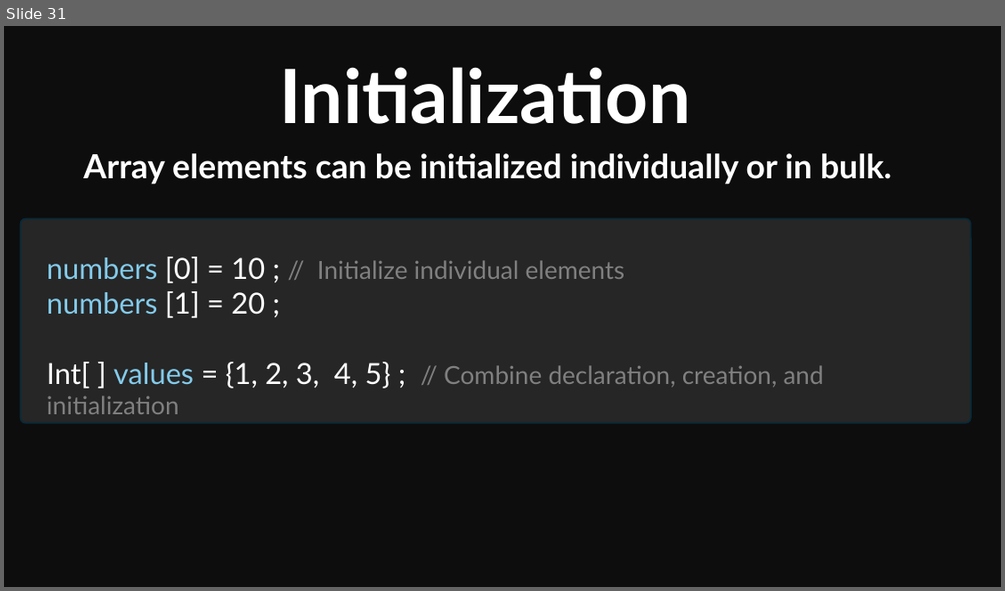
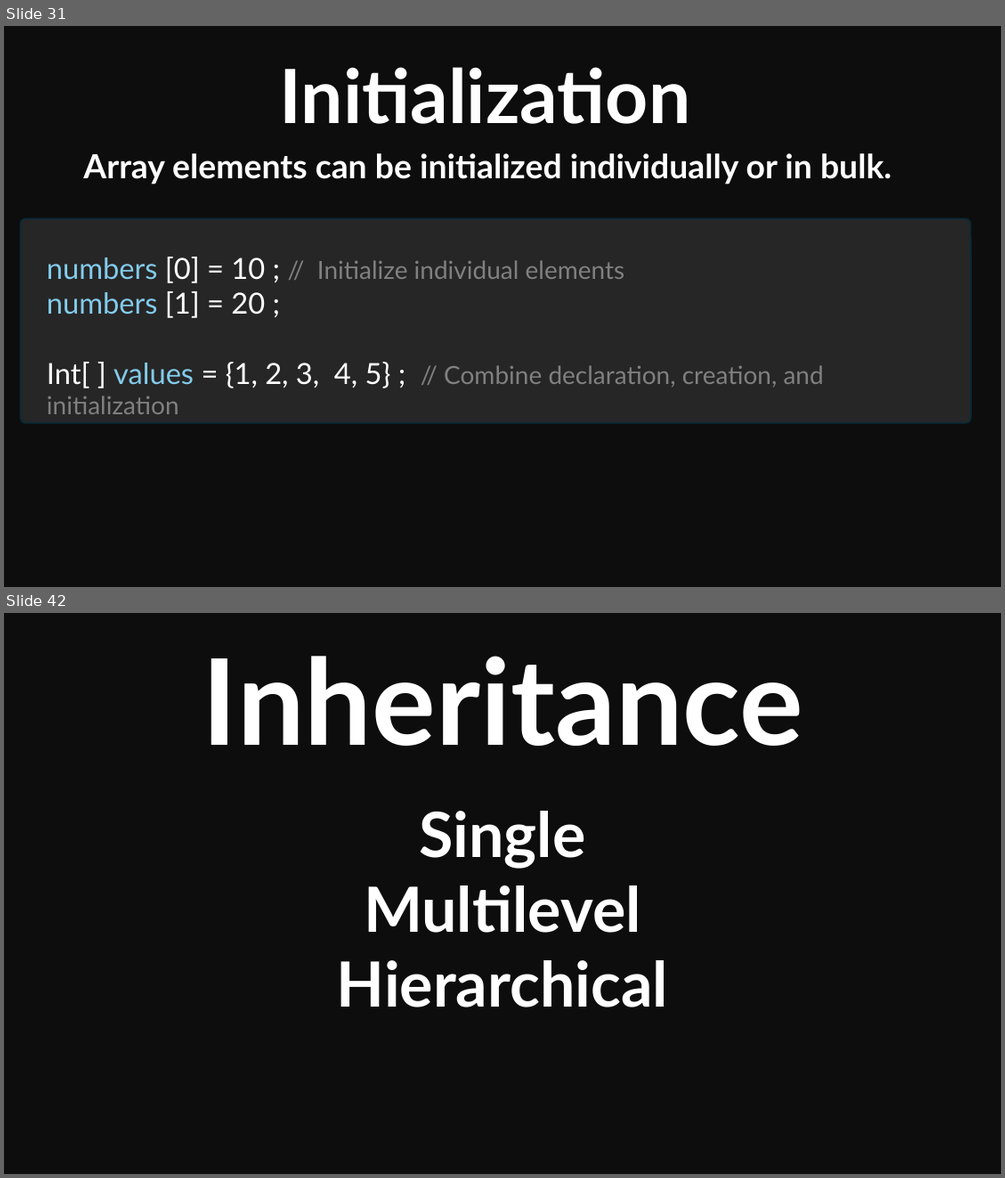
Before and after one commit to Mohitscodiclab/Java_Full_Course, a slide deck: JAVA.pptx. Shown one above the other, each under a label of ours: slide 31 before the commit, slides 31 and 42 after it; the slides between them are not shown. The pictures are 1005x591 and 1005x1178 pixels, drawn with LibreOffice and Linux fonts; fonts in the diff are those of the drawing. Boxes give left, top, right and bottom in pixels: in the first picture for what was removed or moved away, otherwise in the second. Text is boxed around its words. In the diff, an @@ line names an element or a change of style, - is before the commit and + after.

```diff
--- a/JAVA.pptx
+++ b/JAVA.pptx
@@ slide 42 added at [4, 613, 1001, 1174], background #0D0D0D @@
@@ text added at [202, 656, 803, 746], 115 pt, text #FFFFFF, bold @@
+Inheritance
@@ text added at [337, 811, 668, 1007], 60 pt, text #FFFFFF, bold @@
+Single
+Multilevel
+Hierarchical
```
Also in this commit, not shown: 17 other slides added, 34 other files.
